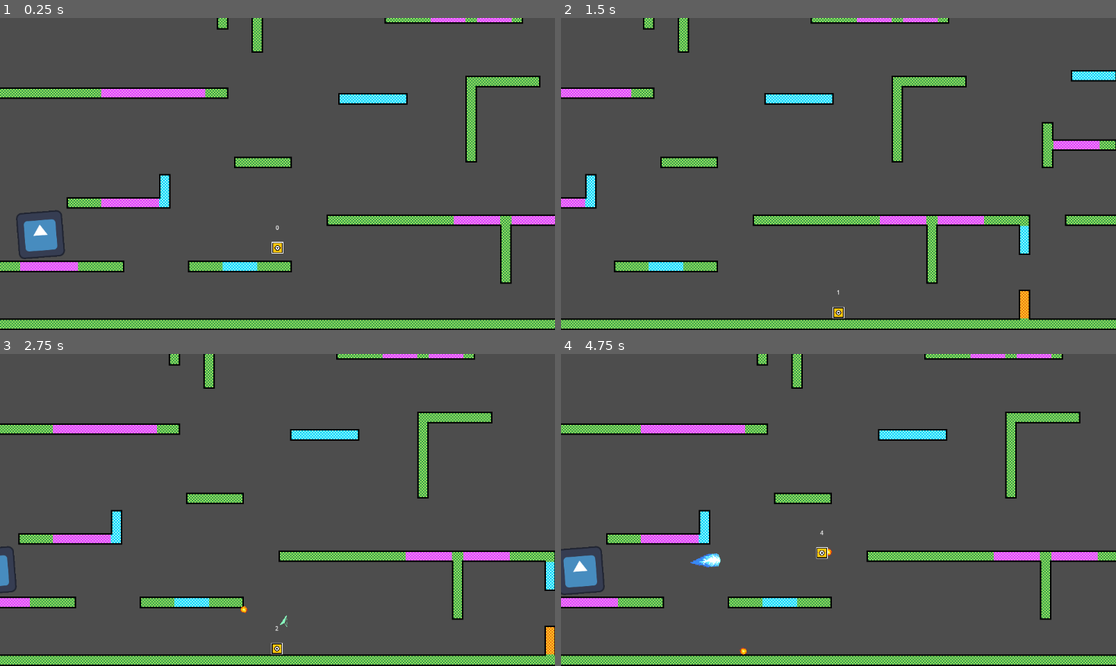
Above: before the commit, frames 1-4 (two rows, left to right).
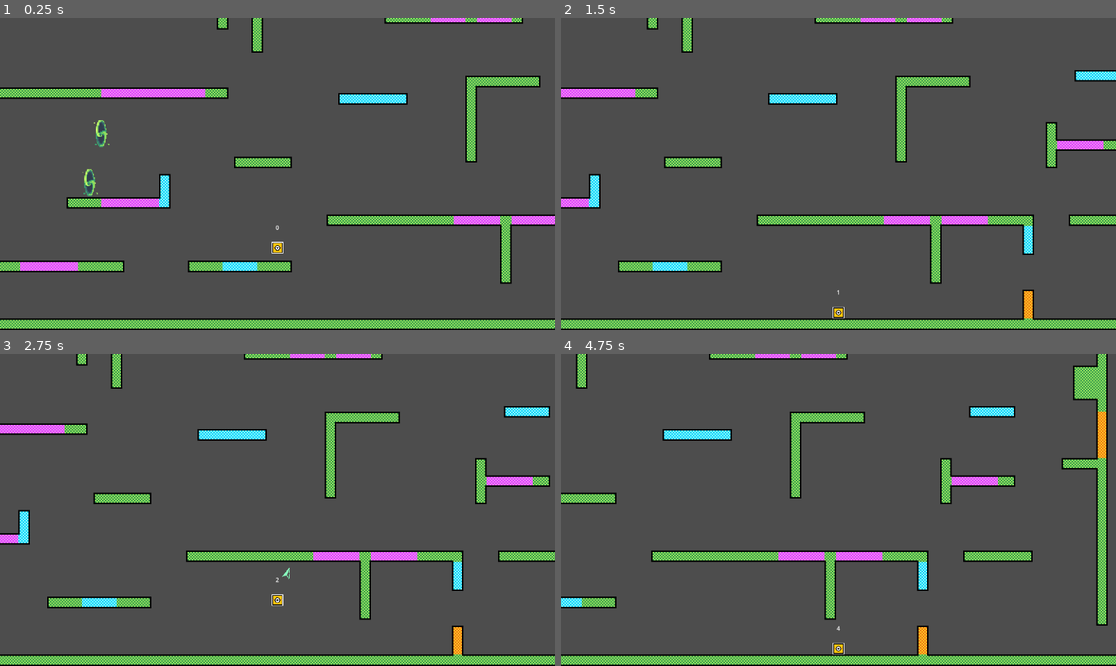
Above: after the commit, the same moments.

Repository: Someone71/Ori-Game
Game: Godot game, scene res://Scenes/OriGame.tscn
Two runs of this game, one before a commit and one after it. Both use one fixed random seed, a clock stepped at 60 frames per second and the inputs below. The engine's default icon, where the game draws it, is replaced by a stand-in: a white triangle on a blue panel in a dark square.
Inputs (mouse positions are in pixels of both pictures, inside the frame that each line leads up to):
- Up to frame 1 (0.25 s): no input
- Up to frame 2 (1.5 s): move the mouse to (960, 158) at 0.52 s; hold D (right) from 0.53 s (still down); right-click (960, 158) at 0.6 s; tap Space (jump) at 0.77, 1.07 s; click (960, 158) at 0.8 s; move the mouse to (727, 189) at 1.27 s; click (727, 189) at 1.35 s
- Up to frame 3 (2.75 s): tap Space (jump) at 1.52, 1.82, 2.3 s; tap Shift (spiritFlame) at 1.55 s; move the mouse to (333, 441) at 2.02 s; release D (right) at 2.03 s; hold A (left) from 2.03 s (still down); hold Shift (spiritFlame) from 2.03 s (still down)
- Up to frame 4 (4.75 s): move the mouse to (810, 572) at 2.77 s; release A (left) at 2.78 s; release Shift (spiritFlame) at 2.78 s; hold D (right) 2.78-4.28 s; tap Space (jump) at 2.85, 3.02, 3.32, 3.77, 4.07, 4.52 s; right-click (810, 572) at 3.05 s; move the mouse to (1005, 556) at 3.52 s; right-click (1005, 556) at 3.6 s; click (1005, 556) at 3.8 s; move the mouse to (672, 463) at 4.27 s; hold A (left) from 4.28 s (still down); click (672, 463) at 4.35 s; tap Shift (spiritFlame) at 4.55 s

The runs differ from the first frame. In frame 1, 1.0% of the frame differs, in the area x 2-20%, y 32-78%; in frame 2, 8.7%; in frame 3, 13%; in frame 4, 19%, in the area x 0-100%, y 0-100%.
Error before the commit: Invalid assignment of property or key 'visible' with value of type 'bool' on a base object of type 'null instance'. (res://Scripts/player.gd:121)

Commit message:
bunch o stuff
Added sprites for the projectile shooter, the actual projectile, tuned movement, and made the player created projectile deflect when bashed,

Diff:
--- a/Scenes/MapProjectile.tscn
+++ b/Scenes/MapProjectile.tscn
@@ -1,14 +1,13 @@
 [gd_scene format=3 uid="uid://gl0m1ylaicax"]
 
 [ext_resource type="Script" uid="uid://c85sg5vltn5wr" path="res://Scripts/mapProjectile.gd" id="1_k1cl8"]
-[ext_resource type="Texture2D" uid="uid://d3vth32ui8cth" path="res://Assets/Sprites/spritesheet.png" id="2_1pax3"]
+[ext_resource type="Texture2D" uid="uid://dmfje7edlslhv" path="res://Assets/Sprites/spritesheet.png" id="2_1pax3"]
 
 [sub_resource type="RectangleShape2D" id="RectangleShape2D_0tri7"]
 size = Vector2(56, 24)
 
-[node name="MapProjectile" type="Area2D" unique_id=121647500]
+[node name="MapProjectile" type="CharacterBody2D" unique_id=436339685]
 collision_layer = 8
-collision_mask = 3
 script = ExtResource("1_k1cl8")
 
 [node name="CollisionShape2D" type="CollisionShape2D" parent="." unique_id=501428267]
--- a/Scenes/OriGame.tscn
+++ b/Scenes/OriGame.tscn
@@ -4,7 +4,6 @@
 [ext_resource type="PackedScene" uid="uid://dmmfo66qrupv7" path="res://Scenes/Map.tscn" id="2_w7qmd"]
 [ext_resource type="Script" uid="uid://ca0g15nqvnrtl" path="res://Scripts/camera.gd" id="3_i1kgc"]
 [ext_resource type="PackedScene" uid="uid://bm0fmt8wxnbha" path="res://Scenes/ProjectileShooter.tscn" id="4_k078d"]
-[ext_resource type="PackedScene" uid="uid://gl0m1ylaicax" path="res://Scenes/MapProjectile.tscn" id="4_og7hn"]
 
 [node name="OriGame" type="Node2D" unique_id=1537593370]
 
@@ -20,8 +19,7 @@
 script = ExtResource("3_i1kgc")
 
 [node name="ProjectileShooter" parent="." unique_id=537314386 instance=ExtResource("4_k078d")]
-position = Vector2(152, -264)
-rotation = -0.07853982
+position = Vector2(288, -408)
 
-[node name="MapProjectile" parent="." unique_id=121647500 instance=ExtResource("4_og7hn")]
-position = Vector2(200, -88)
+[node name="ProjectileShooter2" parent="." unique_id=1273988166 instance=ExtResource("4_k078d")]
+position = Vector2(320, -544)
--- a/Scenes/Player.tscn
+++ b/Scenes/Player.tscn
@@ -14,7 +14,6 @@
 [node name="Player" type="CharacterBody2D" unique_id=1127191638]
 z_index = 3
 collision_layer = 2
-collision_mask = 9
 script = ExtResource("1_kyqiw")
 
 [node name="Sprite2D" type="Sprite2D" parent="." unique_id=2125469461]
--- a/Scenes/PlayerProjectile.tscn
+++ b/Scenes/PlayerProjectile.tscn
@@ -5,10 +5,11 @@
 
 [sub_resource type="CircleShape2D" id="CircleShape2D_0qa5i"]
 
-[node name="playerProjectile" type="Area2D" unique_id=2073463590]
+[node name="playerProjectile" type="CharacterBody2D" unique_id=1807050832]
 collision_layer = 8
-collision_mask = 3
 script = ExtResource("1_h7ut4")
+speed = null
+mass = null
 
 [node name="CollisionShape2D" type="CollisionShape2D" parent="." unique_id=329180365]
 position = Vector2(-1.9073486e-06, 0)
--- a/Scenes/ProjectileShooter.tscn
+++ b/Scenes/ProjectileShooter.tscn
@@ -1,12 +1,65 @@
 [gd_scene format=3 uid="uid://bm0fmt8wxnbha"]
 
 [ext_resource type="Script" uid="uid://dodt1yegt6qx5" path="res://Scripts/projectile_shooter.gd" id="1_7a6th"]
-[ext_resource type="Texture2D" uid="uid://bv4qta65djmof" path="res://icon.svg" id="2_w74c4"]
+[ext_resource type="Texture2D" uid="uid://bafkkfmk86168" path="res://Assets/Sprites/Dimensional_Portal.png" id="2_w74c4"]
+
+[sub_resource type="AtlasTexture" id="AtlasTexture_hxmiu"]
+atlas = ExtResource("2_w74c4")
+region = Rect2(8, 1, 18, 30)
+
+[sub_resource type="AtlasTexture" id="AtlasTexture_2vh0o"]
+atlas = ExtResource("2_w74c4")
+region = Rect2(40, 1, 18, 30)
+
+[sub_resource type="AtlasTexture" id="AtlasTexture_ved57"]
+atlas = ExtResource("2_w74c4")
+region = Rect2(72, 1, 18, 30)
+
+[sub_resource type="AtlasTexture" id="AtlasTexture_ncvyn"]
+atlas = ExtResource("2_w74c4")
+region = Rect2(8, 33, 18, 30)
+
+[sub_resource type="AtlasTexture" id="AtlasTexture_20e5i"]
+atlas = ExtResource("2_w74c4")
+region = Rect2(40, 33, 18, 30)
+
+[sub_resource type="AtlasTexture" id="AtlasTexture_7p7c3"]
+atlas = ExtResource("2_w74c4")
+region = Rect2(72, 33, 18, 30)
+
+[sub_resource type="SpriteFrames" id="SpriteFrames_m4vis"]
+animations = [{
+"frames": [{
+"duration": 1.0,
+"texture": SubResource("AtlasTexture_hxmiu")
+}, {
+"duration": 1.0,
+"texture": SubResource("AtlasTexture_2vh0o")
+}, {
+"duration": 1.0,
+"texture": SubResource("AtlasTexture_ved57")
+}, {
+"duration": 1.0,
+"texture": SubResource("AtlasTexture_ncvyn")
+}, {
+"duration": 1.0,
+"texture": SubResource("AtlasTexture_20e5i")
+}, {
+"duration": 1.0,
+"texture": SubResource("AtlasTexture_7p7c3")
+}],
+"loop": true,
+"name": &"default",
+"speed": 12.0
+}]
 
 [node name="ProjectileShooter" type="Node2D" unique_id=537314386]
 z_index = 1
 script = ExtResource("1_7a6th")
-projectileMass = 1.5
 
-[node name="Sprite2D" type="Sprite2D" parent="." unique_id=440895800]
-texture = ExtResource("2_w74c4")
+[node name="AnimatedSprite2D" type="AnimatedSprite2D" parent="." unique_id=1997285826]
+texture_filter = 1
+scale = Vector2(2.5, 2.5)
+sprite_frames = SubResource("SpriteFrames_m4vis")
+autoplay = "default"
+frame_progress = 0.889042
--- a/Scripts/mapProjectile.gd
+++ b/Scripts/mapProjectile.gd
@@ -1,12 +1,13 @@
-extends Area2D
+extends CharacterBody2D
 
-var speed : int
 var mass : float
-var direction : Vector2
 
 func _ready() -> void:
 	scale *= mass
 
 func _physics_process(delta: float) -> void:
-	direction = Vector2.RIGHT.rotated(rotation)
-	global_position += direction * speed * delta
+	var collision = move_and_collide(velocity * delta)
+	rotation = velocity.angle()
+
+	if collision and not get_parent().get_node("Player").isBashing:
+		queue_free()
--- a/Scripts/player.gd
+++ b/Scripts/player.gd
@@ -18,7 +18,7 @@
 # Dash variables
 var dashSpeed = 800.0
 var dashTime = 0.175
-var isDashing = false
+@export var isDashing = false
 var dashTimer = 0.0
 var dashDir = Vector2.ZERO
 var dashCD = 0.0
@@ -90,35 +90,33 @@
 		elif Input.is_action_pressed("right"):
 			dashOffVal = -300
 	if Input.is_action_pressed("up") and Input.is_action_just_pressed("jump") and (is_on_wall_only() or wallBounceCoyoteTime > 0):
-		negSpeedLimitY = -1050
-		velocity.y -= dashSpeed * 0.75
+		velocity.y -= dashSpeed * 0.72
 		velocity.x = dashOffVal
 
 func speedFallOff(delta):
 	var deltaSpeedX = velocity.x
 	if is_on_floor():
-		velocity.x -= deltaSpeedX * 3 * delta
+		velocity.x -= deltaSpeedX * 4 * delta
 	elif velocity.x < 200 and velocity.x > -200 and is_on_floor():
-		velocity.x -= deltaSpeedX * 5 * delta
+		velocity.x -= deltaSpeedX * 6 * delta
 	else:
 		velocity.x -= deltaSpeedX / 1.05 * delta
 
 func bash():
 	if(isBashing):
 		if bashTimer <= 0 or Input.is_action_just_released("bash"):
-			velocity = get_local_mouse_position().normalized() * 600 * closestProjectile.mass
-			closestProjectile.rotation = (get_local_mouse_position() * -1).angle()
-			closestProjectile.speed /= closestProjectile.mass / 2
-
-			get_node("BashArrow").visible = false
-			velocity.y -= 200
+			velocity = get_local_mouse_position().normalized() * 800 * closestProjectile.mass
+			closestProjectile.velocity = closestProjectile.velocity.length() * (get_local_mouse_position() * -1).normalized() / closestProjectile.mass
+
+			get_node("PointyArrow").visible = false
+			velocity.y -= 200 / closestProjectile.mass
 			bashCD = 3
 			dashCD = 0
 			isBashing = false
 			Engine.time_scale = 1
 	else:
 		isBashing = true
-		get_node("BashArrow").visible = true
+		get_node("PointyArrow").visible = true
 		bashTimer = 0.1
 		Engine.time_scale = 0.2
 		velocity = Vector2.ZERO
@@ -129,7 +127,7 @@
 	var closestDistance = INF
 
 	var spaceState = get_world_2d().direct_space_state
-	for projectiles in bashArea.get_overlapping_areas():
+	for projectiles in bashArea.get_overlapping_bodies():
 		var query = PhysicsRayQueryParameters2D.create(global_position, projectiles.global_position)
 
 		query.exclude = [self]
@@ -188,12 +186,10 @@
 		isDashing = false
 
 	# Allows wallbounces to be higher than a typical wall jump
-	if wallBounceSpeedTimer <= 0:
-		negSpeedLimitY = -800
 	if velocity.x != 0:
 		prevX = velocity.x
 
-	if(Input.is_action_just_pressed("bash") and bashArea.has_overlapping_areas() and bashCD <= 0) or isBashing:
+	if(Input.is_action_just_pressed("bash") and bashArea.has_overlapping_bodies() and bashCD <= 0) or isBashing:
 		if not isBashing:
 			closestProjectile = get_closest_projectile()
 		else:
@@ -208,21 +204,20 @@
 	movement(delta)
 	speedFallOff(delta)
 	move_and_slide()
-	#print(velocity)
+	#print(velocity.y)
 
 
 	# make projectile
 	if(Input.is_action_just_released("spiritFlame") && cooldown_timer < 0 ):
 		var projectile = playerProjectile.instantiate()
-		var direction = (get_global_mouse_position() - global_position).normalized()
+		projectile.velocity = 500 * get_local_mouse_position().normalized()
 		projectile.position = global_position
-		projectile.setup(direction)
 		get_tree().current_scene.add_child(projectile)
 		cooldown_timer = 1
-	if(Input.is_action_pressed("spiritFlame") and spiritFlameTimer<3):
+	if(Input.is_action_pressed("spiritFlame") and spiritFlameTimer<3) or isBashing:
 		get_node("PointyArrow").visible = true
 		get_node("PointyArrow").rotation = (get_local_mouse_position() * -1).angle() - 1.57
 		spiritFlameTimer += delta
-	if (not Input.is_action_pressed("spiritFlame") or spiritFlameTimer >3):
+	if (not Input.is_action_pressed("spiritFlame") or spiritFlameTimer >3 and not isBashing):
 			get_node("PointyArrow").visible = false
 			spiritFlameTimer = 0
--- a/Scripts/player_projectile.gd
+++ b/Scripts/player_projectile.gd
@@ -1,13 +1,26 @@
-extends Area2D
+extends CharacterBody2D
 
-@export var speed : int = 500
-@export var mass = 1.0
-var velocity: Vector2 = Vector2.ZERO
+#@export var speed : int = 500
+#@export var mass = 1.0
+#var velocity: Vector2 = Vector2.ZERO
+#
+#func setup(dir: Vector2) -> void:
+	#velocity = dir * speed
+	#rotation = dir.angle()
+#
+#func _physics_process(delta: float) -> void:
+	#velocity.y += 0.5*gravity * mass * delta
+	#position += velocity * delta
 
-func setup(dir: Vector2) -> void:
-	velocity = dir * speed
-	rotation = dir.angle()
+var mass : float
+
+func _ready() -> void:
+	mass = 1.0
 
 func _physics_process(delta: float) -> void:
-	velocity.y += 0.5*gravity * mass * delta
-	position += velocity * delta
+	velocity += get_gravity() / 80
+	var collision = move_and_collide(velocity * delta)
+	rotation = velocity.angle()
+
+	if collision and not get_parent().get_node("Player").isBashing:
+		queue_free()
--- a/Scripts/projectile_shooter.gd
+++ b/Scripts/projectile_shooter.gd
@@ -4,7 +4,7 @@
 @onready var projectile = load("res://Scenes/MapProjectile.tscn")
 
 @export var projectileSpeed = 200
-@export var projectileMass = 1.0
+@export var projectileMass = 1
 
 var shootingCD = 3
 
@@ -16,8 +16,7 @@
 
 func shoot():
 	var instance = projectile.instantiate()
-	instance.rotation = rotation
+	instance.velocity = Vector2.from_angle(rotation) * projectileSpeed
 	instance.position = global_position
-	instance.speed = projectileSpeed
 	instance.mass = projectileMass
 	main.add_child.call_deferred(instance)
Binary file added: Assets/Sprites/Dimensional_Portal.png
Not shown, changed: Assets/Sprites/Dimensional_Portal.png.import
